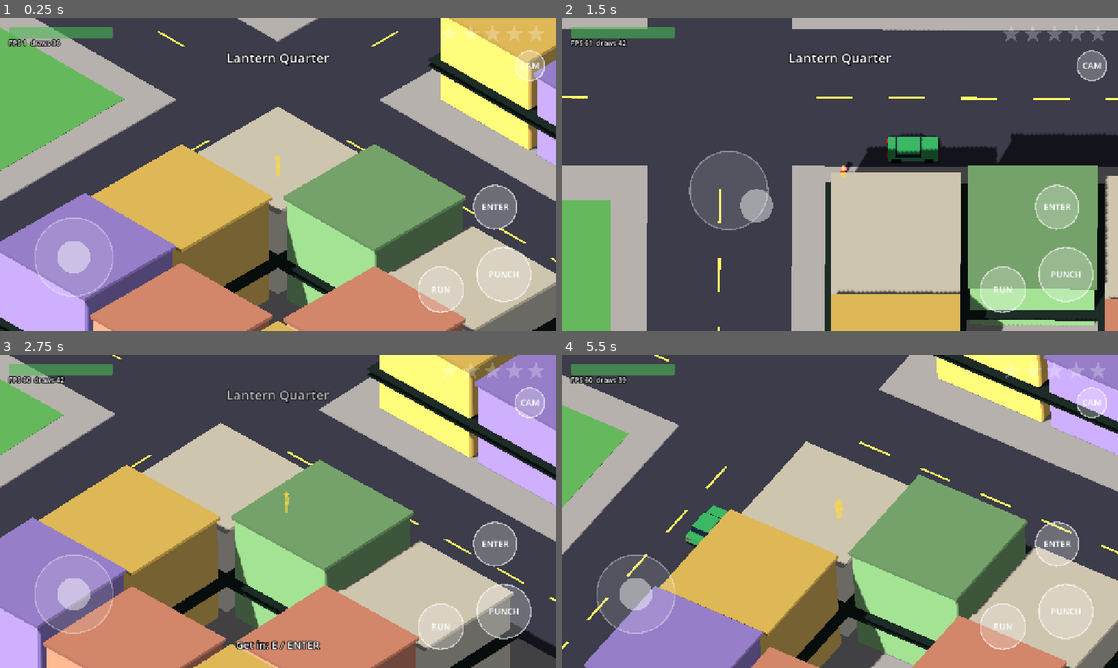
Above: before the commit, frames 1-4 (two rows, left to right).
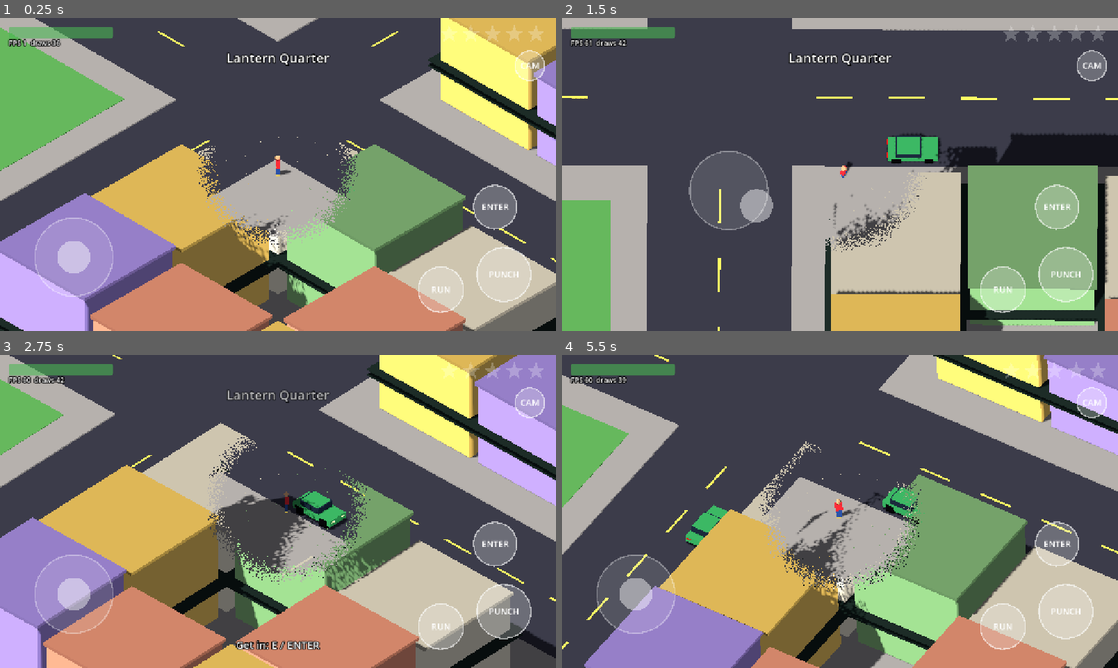
Above: after the commit, the same moments.

Repository: sachinpant3572/privateRepo
Game: Godot game, scene res://main.tscn
Two runs of this game, one before a commit and one after it. Both use one fixed random seed, a clock stepped at 60 frames per second and the inputs below.
Inputs (mouse positions are in pixels of both pictures, inside the frame that each line leads up to):
- Up to frame 1 (0.25 s): no input
- Up to frame 2 (1.5 s): tap Enter at 0.5 s; move the mouse to (962, 158) at 0.52 s; hold D (move_right) 0.53-1.25 s; tap Space (attack) at 0.6 s; click (962, 158) at 0.67 s; tap C (camera) at 0.8 s; drag from (728, 190) to (812, 237) at 1.27 s
- Up to frame 3 (2.75 s): move the mouse to (333, 442) at 2.02 s; hold D (move_right) from 2.03 s (still down); tap Space (attack) at 2.1 s; tap C (camera) at 2.3 s
- Up to frame 4 (5.5 s): release D (move_right) at 2.75 s; drag from (812, 574) to (673, 464) at 2.77 s; move the mouse to (1006, 558) at 3.52 s; hold A (move_left) 3.53-4.25 s; tap E (interact) at 3.6 s; tap C (camera) at 3.8, 5.3 s; drag from (673, 464) to (756, 433) at 4.27 s; move the mouse to (867, 511) at 5.02 s; hold S (move_down) from 5.03 s (still down); tap J at 5.1 s; click (867, 511) at 5.17 s

The runs differ from the first frame. In frame 1, 7.7% of the frame differs, in the area x 35-65%, y 28-92%; in frame 2, 2.2%; in frame 3, 8.0%, in the area x 37-70%, y 26-76%; in frame 4, 6.6%.

Commit message:
Stop buildings hiding the action in the isometric view
The city mesh now uses a cutaway shader: anything between the camera and
the player dissolves in a circle around them, so nearby enemies, pickups
and doors stay visible. X-ray silhouettes are colour-coded: player and
their car yellow, police blue, attackers red. MVP_DESIGN.md lists the
visibility rules for the isometric view.

Co-Authored-By: Claude Opus 5.5 <noreply@anthropic.com>
Claude-Session: https://claude.ai/code/session_01XUeimCS4fFEoMDQrXPwrRW

Diff:
--- a/game/scripts/city.gd
+++ b/game/scripts/city.gd
@@ -67,7 +67,9 @@
 	_build_bounds()
 	_pick_parking()
 
-	add_child(_mesh.make_instance())
+	var inst := _mesh.make_instance()
+	inst.material_override = MeshBuilder.cutaway_material()
+	add_child(inst)
 	spawn_point = node_pos(Vector2i(2, 3)) + Vector3(7.5, 0.0, 7.5)
 	if police_station == Vector3.ZERO:
 		police_station = spawn_point
--- a/game/scripts/cop.gd
+++ b/game/scripts/cop.gd
@@ -14,6 +14,7 @@
 	shirt = Color(0.2, 0.3, 0.6)
 	pants = Color(0.1, 0.12, 0.2)
 	hat = Color(0.1, 0.14, 0.3)
+	xray_color = Color(0.3, 0.55, 1.0, 0.6)
 	run_speed = 6.0
 	walk_speed = 1.8
 	punch_damage = 10.0
--- a/game/scripts/humanoid.gd
+++ b/game/scripts/humanoid.gd
@@ -21,7 +21,8 @@
 var pants := Color(0.2, 0.22, 0.3)
 var skin: Color = SKIN_TONES[0]
 var hat := Color(0, 0, 0, 0)
-var xray := false
+## Silhouette colour shown through buildings; transparent means none.
+var xray_color := Color(0, 0, 0, 0)
 
 var dead := false
 var dead_time := 0.0
@@ -179,9 +180,13 @@
 	if hat.a > 0.0:
 		mb.box(Vector3(0, 1.9, -0.05), Vector3(0.46, 0.12, 0.5), hat)
 	model = mb.make_instance()
-	if xray:
-		model.material_override = MeshBuilder.xray_material()
 	add_child(model)
+	set_xray(xray_color)
+
+
+func set_xray(color: Color) -> void:
+	xray_color = color
+	model.material_override = MeshBuilder.xray_material(color) if color.a > 0.0 else MeshBuilder.material()
 
 
 func _animate(delta: float) -> void:
--- a/game/scripts/iso_camera.gd
+++ b/game/scripts/iso_camera.gd
@@ -6,6 +6,8 @@
 ## out with speed. The choice is remembered between sessions.
 
 enum Mode { ISOMETRIC, CLASSIC }
+
+const MeshBuilder = preload("res://scripts/mesh_builder.gd")
 
 const DISTANCE := 60.0
 const FOOT_SIZE := 26.0
@@ -53,6 +55,16 @@
 	_focus = _focus.lerp(pos + lead, 1.0 - exp(-6.0 * delta))
 	size = lerpf(size, want_size, 1.0 - exp(-2.0 * delta))
 	global_position = _focus + global_basis.z * DISTANCE
+	_update_cutaway(pos)
+
+
+## Points the city's see-through hole at the player for this frame's view.
+func _update_cutaway(player_pos: Vector3) -> void:
+	var mat := MeshBuilder.cutaway_material()
+	mat.set_shader_parameter("focus", player_pos + Vector3(0, 1.0, 0))
+	mat.set_shader_parameter("cam_right", global_basis.x)
+	mat.set_shader_parameter("cam_up", global_basis.y)
+	mat.set_shader_parameter("cam_back", global_basis.z)
 
 
 func toggle() -> void:
--- a/game/scripts/mesh_builder.gd
+++ b/game/scripts/mesh_builder.gd
@@ -13,7 +13,43 @@
 ]
 
 static var _material: StandardMaterial3D
-static var _xray_material: StandardMaterial3D
+static var _xray_materials := {}
+static var _cutaway_material: ShaderMaterial
+
+## City shader: the same toon look as material(), plus a dissolving hole in
+## anything standing between the camera and the player, so buildings never
+## hide what happens around them. The camera updates the uniforms each frame.
+const CUTAWAY_SHADER := """
+shader_type spatial;
+render_mode diffuse_toon, specular_disabled;
+
+uniform vec3 focus = vec3(0.0);
+uniform vec3 cam_right = vec3(1.0, 0.0, 0.0);
+uniform vec3 cam_up = vec3(0.0, 1.0, 0.0);
+uniform vec3 cam_back = vec3(0.0, 0.0, 1.0);
+uniform float cut_radius = 7.0;
+
+varying vec3 world_pos;
+
+void vertex() {
+	world_pos = (MODEL_MATRIX * vec4(VERTEX, 1.0)).xyz;
+}
+
+void fragment() {
+	ALBEDO = COLOR.rgb;
+	ROUGHNESS = 1.0;
+	vec3 rel = world_pos - focus;
+	if (world_pos.y > 0.4 && dot(rel, cam_back) > 1.0) {
+		float d = length(vec2(dot(rel, cam_right), dot(rel, cam_up))) / cut_radius;
+		if (d < 1.0) {
+			float noise = fract(sin(dot(floor(FRAGCOORD.xy), vec2(12.9898, 78.233))) * 43758.5453);
+			if (noise > smoothstep(0.7, 1.0, d)) {
+				discard;
+			}
+		}
+	}
+}
+"""
 
 var verts := PackedVector3Array()
 var normals := PackedVector3Array()
@@ -33,16 +69,26 @@
 	return _material
 
 
-## The same material plus a pass that draws a flat silhouette wherever the
-## mesh is hidden behind buildings, so the player never gets lost.
-static func xray_material() -> StandardMaterial3D:
-	if _xray_material == null:
-		# Stencil x-ray marks the mesh's own pixels first, so parts of the mesh
-		# hidden by other parts of itself are not tinted; only world occlusion is.
-		_xray_material = material().duplicate()
-		_xray_material.stencil_mode = BaseMaterial3D.STENCIL_MODE_XRAY
-		_xray_material.stencil_color = Color(1.0, 0.85, 0.25, 0.6)
-	return _xray_material
+## The same material, drawn as a flat silhouette in `color` wherever the mesh
+## is hidden behind buildings: yellow for the player, blue for police, red for
+## anyone attacking. Stencil x-ray marks the mesh's own pixels first, so parts
+## hidden by other parts of the same mesh are not tinted.
+static func xray_material(color := Color(1.0, 0.85, 0.25, 0.6)) -> StandardMaterial3D:
+	if not _xray_materials.has(color):
+		var mat: StandardMaterial3D = material().duplicate()
+		mat.stencil_mode = BaseMaterial3D.STENCIL_MODE_XRAY
+		mat.stencil_color = color
+		_xray_materials[color] = mat
+	return _xray_materials[color]
+
+
+static func cutaway_material() -> ShaderMaterial:
+	if _cutaway_material == null:
+		var shader := Shader.new()
+		shader.code = CUTAWAY_SHADER
+		_cutaway_material = ShaderMaterial.new()
+		_cutaway_material.shader = shader
+	return _cutaway_material
 
 
 func box(center: Vector3, size: Vector3, color: Color) -> void:
--- a/game/scripts/pedestrian.gd
+++ b/game/scripts/pedestrian.gd
@@ -32,16 +32,25 @@
 	punch_damage = 7.0
 
 
+const HOSTILE := Color(1.0, 0.3, 0.25, 0.6)
+
+
 func flee_from(who) -> void:
 	threat = who
-	state = State.FLEE
+	_set_state(State.FLEE)
 	state_time = 8.0
+
+
+## Peds who fight the player show through buildings in red while they do.
+func _set_state(value: State) -> void:
+	state = value
+	set_xray(HOSTILE if state == State.FIGHT else Color(0, 0, 0, 0))
 
 
 func _think(delta: float) -> void:
 	state_time -= delta
 	if state != State.WANDER and (state_time <= 0.0 or not is_instance_valid(threat) or threat.dead):
-		state = State.WANDER
+		_set_state(State.WANDER)
 		var near: Array = city.nearest_sidewalk(global_position)
 		loop_index = near[0]
 		point_index = near[1]
@@ -73,5 +82,5 @@
 	if attacker.is_in_group("player"):
 		Wanted.report_crime(1)
 	threat = attacker
-	state = State.FIGHT if brave and health > 15.0 else State.FLEE
+	_set_state(State.FIGHT if brave and health > 15.0 else State.FLEE)
 	state_time = 8.0
--- a/game/scripts/player.gd
+++ b/game/scripts/player.gd
@@ -14,7 +14,7 @@
 	pants = Color(0.18, 0.3, 0.55)
 	skin = SKIN_TONES[1]
 	punch_damage = 15.0
-	xray = true
+	xray_color = Color(1.0, 0.85, 0.25, 0.6)
 
 
 func _ready() -> void:
--- a/game/scripts/vehicle.gd
+++ b/game/scripts/vehicle.gd
@@ -20,6 +20,7 @@
 const GRIP := 8.0
 const DRIFT_GRIP := 1.5
 const TRAFFIC_THROTTLE := 0.5
+const POLICE_XRAY := Color(0.3, 0.55, 1.0, 0.6)
 const COLORS := [Color(0.8, 0.15, 0.15), Color(0.15, 0.35, 0.75), Color(0.95, 0.8, 0.2), Color(0.2, 0.55, 0.3), Color(0.9, 0.9, 0.9), Color(0.15, 0.15, 0.17), Color(0.6, 0.3, 0.6)]
 
 var driver := Driver.NONE
@@ -274,6 +275,8 @@
 	if is_police:
 		mb.box(Vector3(0, 0.45, 0), Vector3(1.94, 0.22, 4.24), Color(0.05, 0.06, 0.1))
 	_model = mb.make_instance()
+	if is_police:
+		_model.material_override = MeshBuilder.xray_material(POLICE_XRAY)
 	add_child(_model)
 	if is_police:
 		for i in 2:
Not shown, changed: MVP_DESIGN.md
Not shown, changed: game/README.md
